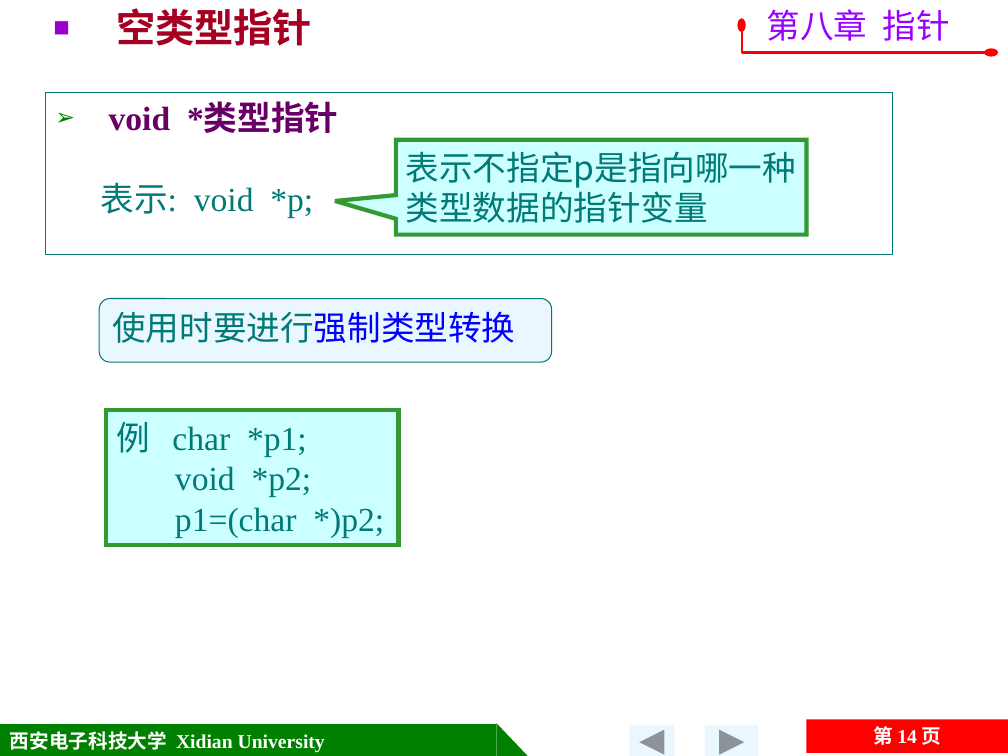
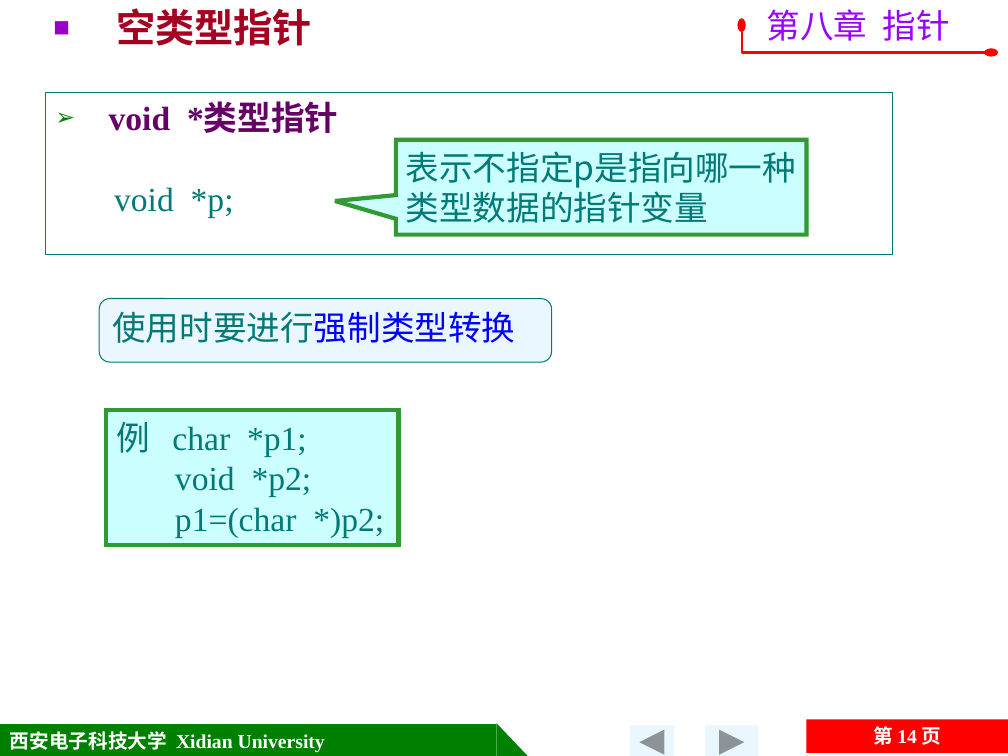
Before and after one commit to jtrfid/C-Repositories, a slide deck: slide 14 of 2016/C语言/课件/第8章 指针.pptx. Drawn at 1008x756 pixels with LibreOffice and Linux fonts; fonts in the diff are those of the drawing; background and template pictures are left out. Boxes give left, top, right and bottom in pixels: in the first picture for what was removed or moved away, otherwise in the second. Text is boxed around its words. In the diff, an @@ line names an element or a change of style, - is before the commit and + after.

```diff
--- a/2016/C语言/课件/第8章 指针.pptx
+++ b/2016/C语言/课件/第8章 指针.pptx
@@ text in rectangle at (114,187,234,217): text changed @@
-  表示: void *p;
+  void *p;
```
Also in this commit, not shown: 5 other slides changed, 5 other files.
